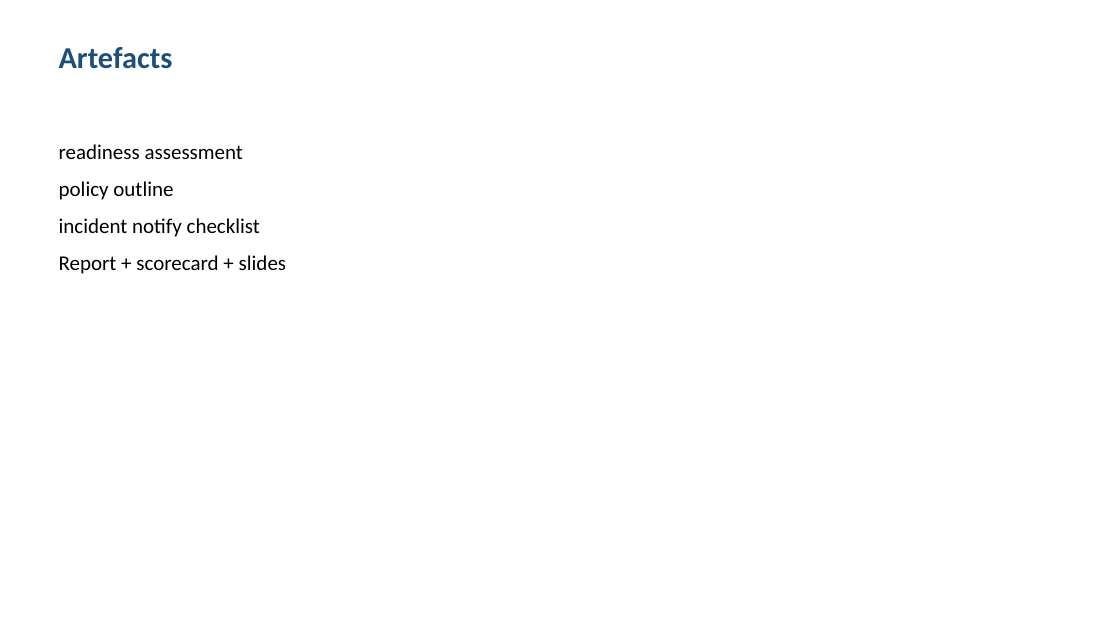
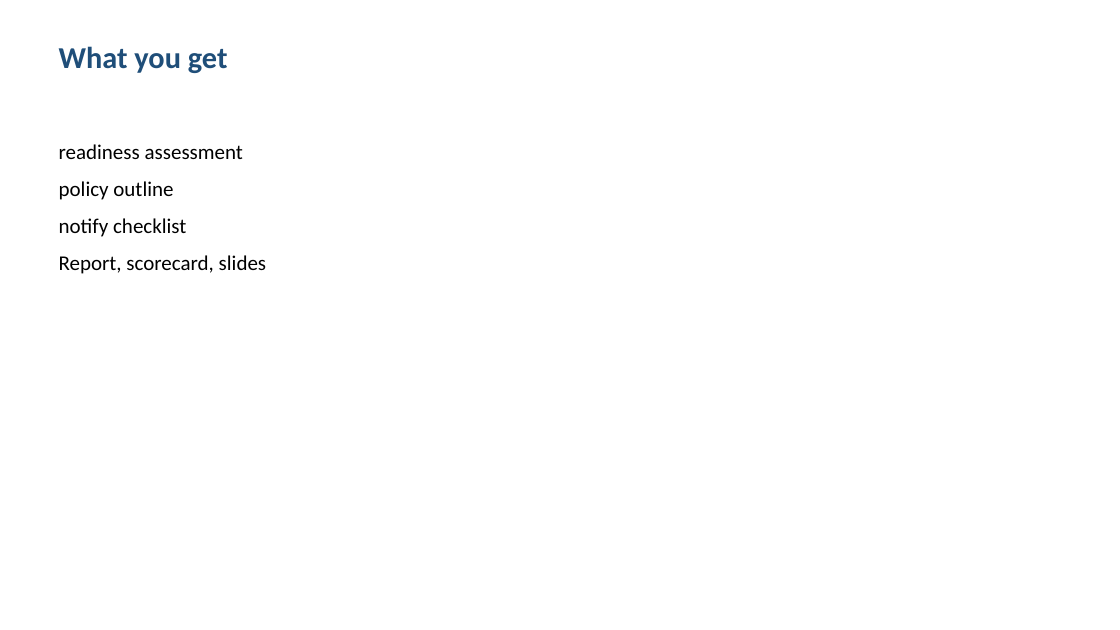
Before and after one commit to shohrabniaz/data-breach-readiness-checklist-for-smes, a slide deck: slide 3 of Final_Submission/02_Presentation.pptx. Drawn at 1120x630 pixels with LibreOffice and Linux fonts; fonts in the diff are those of the drawing. Boxes give left, top, right and bottom in pixels: in the first picture for what was removed or moved away, otherwise in the second. Text is boxed around its words. In the diff, an @@ line names an element or a change of style, - is before the commit and + after.

```diff
--- a/Final_Submission/02_Presentation.pptx
+++ b/Final_Submission/02_Presentation.pptx
@@ text at box(59, 46, 228, 73): text changed @@
-Artefacts
+What you get
@@ text at box(59, 218, 266, 274): text changed @@
-incident notify checklist
-Report + scorecard + slides
+notify checklist
+Report, scorecard, slides
```
Also in this commit, not shown: 3 other slides changed, 12 other files.
